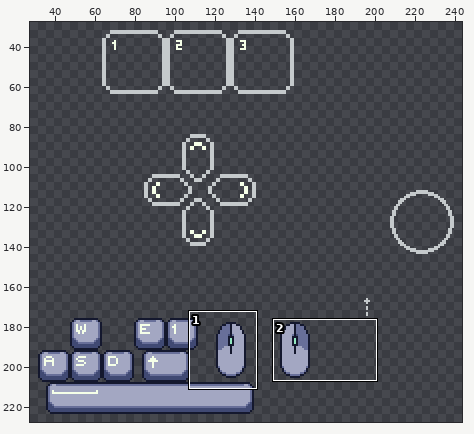
Pixel-art file -- WIP_Assets/Visuals/Objects/UI.aseprite. The first picture is a wide view before the edit; the outline marks the close-up.
Close-up. As it was:
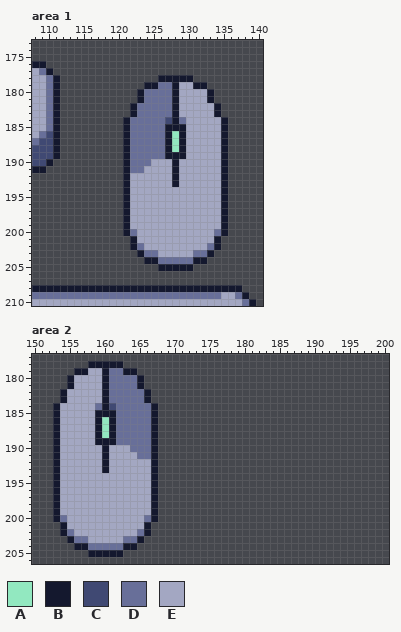
320x320 pixels, 1 frame. Shown: area 1: x 108..140, y 173..210; area 2: x 150..200, y 177..206. The wide view leaves out empty margins.
Palette (. is transparent): A #92e8c0  B #14182e  C #404973  D #686f99  E #a3a7c2
Pixels before, area 1, first column x 108:
176 BB..............................
177 EDB.............................
178 EEDB..............BBBBB.........
179 EEDB............BBDDBEEBB.......
180 EEDB...........BDDDDBEEEEB......
181 EEDB...........BDDDDBEEEEB......
182 EEDB..........BDDDDDBEEEEEB.....
183 EEDB..........BDDDDDBEEEEEB.....
184 EEDB.........BDDDDDCBDEEEEEB....
185 EEDB.........BDDDDDBBBEEEEEB....
186 EDCB.........BDDDDDBABEEEEEB....
187 DCCB.........BDDDDDBABEEEEEB....
188 CCCB.........BDDDDDBABEEEEEB....
189 CCCB.........BDDDDDBBBEEEEEB....
190 CCB..........BDDDEEEBEEEEEEB....
191 BB...........BDDEEEEBEEEEEEB....
192 .............BEEEEEEBEEEEEEB....
193 .............BEEEEEEBEEEEEEB....
194 .............BEEEEEEEEEEEEEB....
195 .............BEEEEEEEEEEEEEB....
196 .............BEEEEEEEEEEEEEB....
197 .............BEEEEEEEEEEEEEB....
198 .............BEEEEEEEEEEEEEB....
199 .............BEEEEEEEEEEEEEB....
200 .............BDEEEEEEEEEEEDB....
201 ..............BEEEEEEEEEEEB.....
202 ..............BDEEEEEEEEEDB.....
203 ...............BDDEEEEEDDB......
204 ................BBDDDDDBB.......
205 ..................BBBBB.........
206 ................................
207 ................................
208 BBBBBBBBBBBBBBBBBBBBBBBBBBBBBB..
209 DDDDDDDDDDDDDDDDDDDDDDDDDDDEEDB.
210 EEEEEEEEEEEEEEEEEEEEEEEEEEEEEEDB
Pixels before, area 2, first column x 153:
178 .....BBBBB.....
179 ...BBEEBDDBB...
180 ..BEEEEBDDDDB..
181 ..BEEEEBDDDDB..
182 .BEEEEEBDDDDDB.
183 .BEEEEEBDDDDDB.
184 BEEEEEDBCDDDDDB
185 BEEEEEBBBDDDDDB
186 BEEEEEBABDDDDDB
187 BEEEEEBABDDDDDB
188 BEEEEEBABDDDDDB
189 BEEEEEBBBDDDDDB
190 BEEEEEEBEEEDDDB
191 BEEEEEEBEEEEDDB
192 BEEEEEEBEEEEEEB
193 BEEEEEEBEEEEEEB
194 BEEEEEEEEEEEEEB
195 BEEEEEEEEEEEEEB
196 BEEEEEEEEEEEEEB
197 BEEEEEEEEEEEEEB
198 BEEEEEEEEEEEEEB
199 BEEEEEEEEEEEEEB
200 BDEEEEEEEEEEEDB
201 .BEEEEEEEEEEEB.
202 .BDEEEEEEEEEDB.
203 ..BDDEEEEEDDB..
204 ...BBDDDDDBB...
205 .....BBBBB.....
And afterwards:
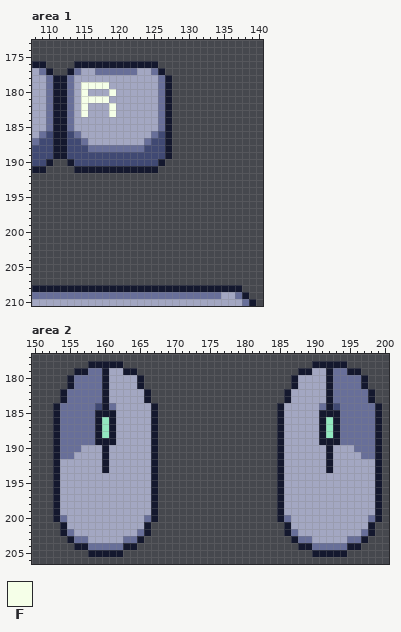
Colours new in this view: F #f5ffe8
From old to new:
Changed rows in their new state; - is an unchanged pixel.
Area 1:
first column x 112:
176 --BBBBBBBBBBBB----------
177 -BDEEDDDDDDEEDB---------
178 BDEEEEEEEEEEEED-...-----
179 BDEFFFFEEEEEEE-B.....---
180 BDEFEEEFEEEEEE-B......--
181 BDEFFFFEEEEEEE-B......--
182 BDEFEEEFEEEEEE-B.......-
183 BDEFEEEFEEEEEE-B.......-
184 BDEEEEEEEEEEEE-B........
185 BDEEEEEEEEEEEE--........
186 BCDEEEEEEEEEE-C-........
187 BCCDEEEEEEEE-CC-........
188 BCCCDDDDDD--CCC-........
189 BCCCCCCCCCCCCCC-........
190 -BCCCCCCCCCCCCB.........
191 --BBBBBBB-BBBB..........
192 ---------...............
193 ---------...............
194 ---------...............
195 ---------...............
196 ---------...............
197 ---------...............
198 ---------...............
199 ---------...............
200 ---------...............
201 ----------.............-
202 ----------.............-
203 -----------...........--
204 ------------.........---
205 --------------.....-----
Area 2:
first column x 154:
178 ------------------------------------BBBBB-----
179 ----DD-EE-------------------------BBEEBDDBB---
180 --DDDD-EEEE----------------------BEEEEBDDDDB--
181 --DDDD-EEEE----------------------BEEEEBDDDDB--
182 -DDDDD-EEEEE--------------------BEEEEEBDDDDDB-
183 -DDDDD-EEEEE--------------------BEEEEEBDDDDDB-
184 DDDDDC-DEEEEE------------------BEEEEEDBCDDDDDB
185 DDDDD---EEEEE------------------BEEEEEBBBDDDDDB
186 DDDDD---EEEEE------------------BEEEEEBABDDDDDB
187 DDDDD---EEEEE------------------BEEEEEBABDDDDDB
188 DDDDD---EEEEE------------------BEEEEEBABDDDDDB
189 DDDDD---EEEEE------------------BEEEEEBBBDDDDDB
190 DDD-------EEE------------------BEEEEEEBEEEDDDB
191 DD---------EE------------------BEEEEEEBEEEEDDB
192 -------------------------------BEEEEEEBEEEEEEB
193 -------------------------------BEEEEEEBEEEEEEB
194 -------------------------------BEEEEEEEEEEEEEB
195 -------------------------------BEEEEEEEEEEEEEB
196 -------------------------------BEEEEEEEEEEEEEB
197 -------------------------------BEEEEEEEEEEEEEB
198 -------------------------------BEEEEEEEEEEEEEB
199 -------------------------------BEEEEEEEEEEEEEB
200 -------------------------------BDEEEEEEEEEEEDB
201 --------------------------------BEEEEEEEEEEEB-
202 --------------------------------BDEEEEEEEEEDB-
203 ---------------------------------BDDEEEEEDDB--
204 ----------------------------------BBDDDDDBB---
205 ------------------------------------BBBBB-----
